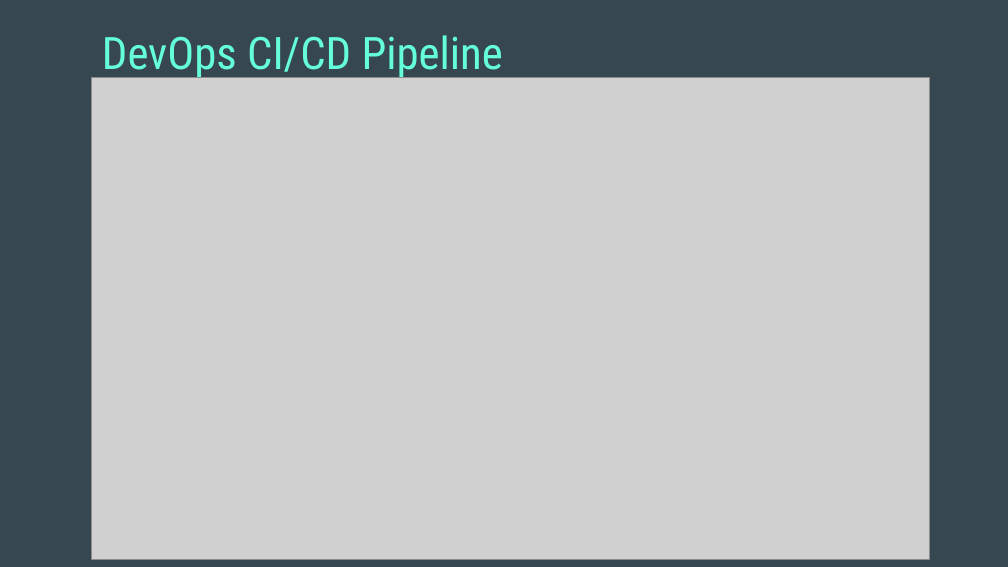
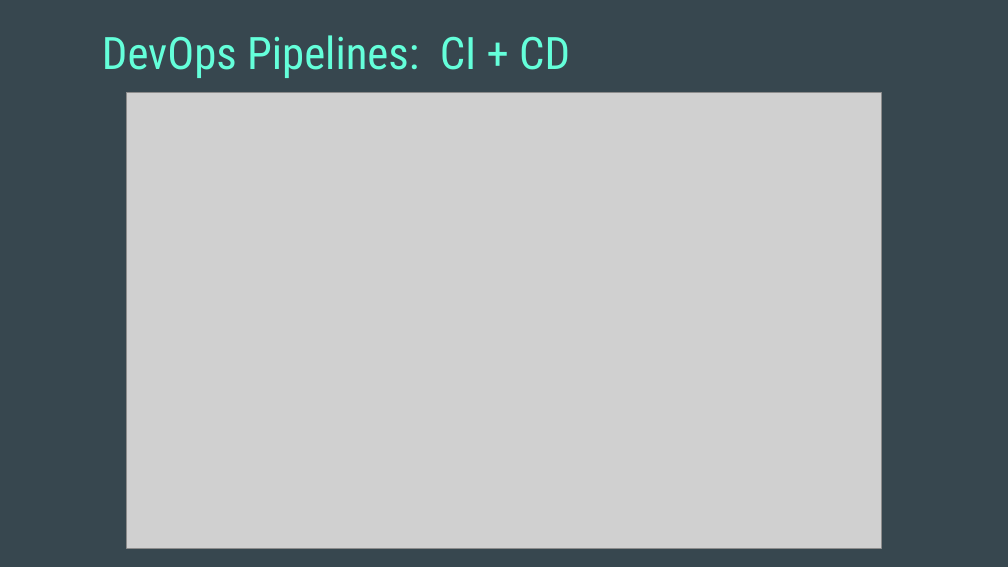
Before and after one commit to wgong/code2cloud, a slide deck: slide 4 of docs/code2cloud.pptx. Drawn at 1008x567 pixels with LibreOffice and Linux fonts; fonts in the diff are those of the drawing; grey boxes stand for pictures. Boxes give left, top, right and bottom in pixels: in the first picture for what was removed or moved away, otherwise in the second. Text is boxed around its words. In the diff, an @@ line names an element or a change of style, - is before the commit and + after.

```diff
--- a/docs/code2cloud.pptx
+++ b/docs/code2cloud.pptx
@@ title at bbox=[102, 35, 570, 78]: text changed @@
-DevOps CI/CD Pipeline
+DevOps Pipelines: CI + CD
@@ picture: place and size @@
-picture at bbox=[92, 78, 929, 559]
+picture at bbox=[127, 93, 882, 548]
```
Also in this commit, not shown: 1 other slide changed, 6 slides added, 7 slides removed, 1 other file.
